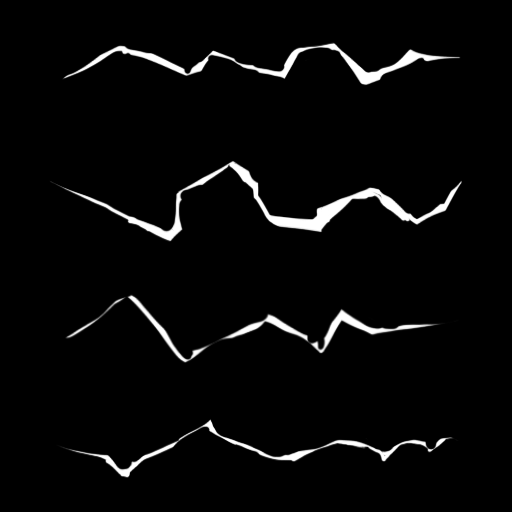
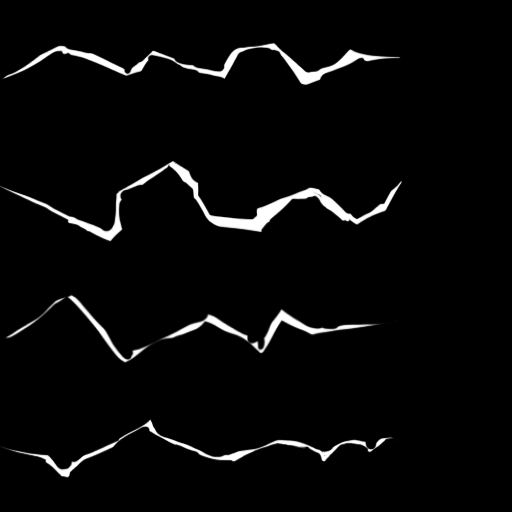
The second w=512, h=512 image is a revision of the first. Changes to its layers:
painted on "Layer 1" over [0, 42, 462, 478]
added layer "Layer 2" above "Background" over [0, 42, 462, 478]
